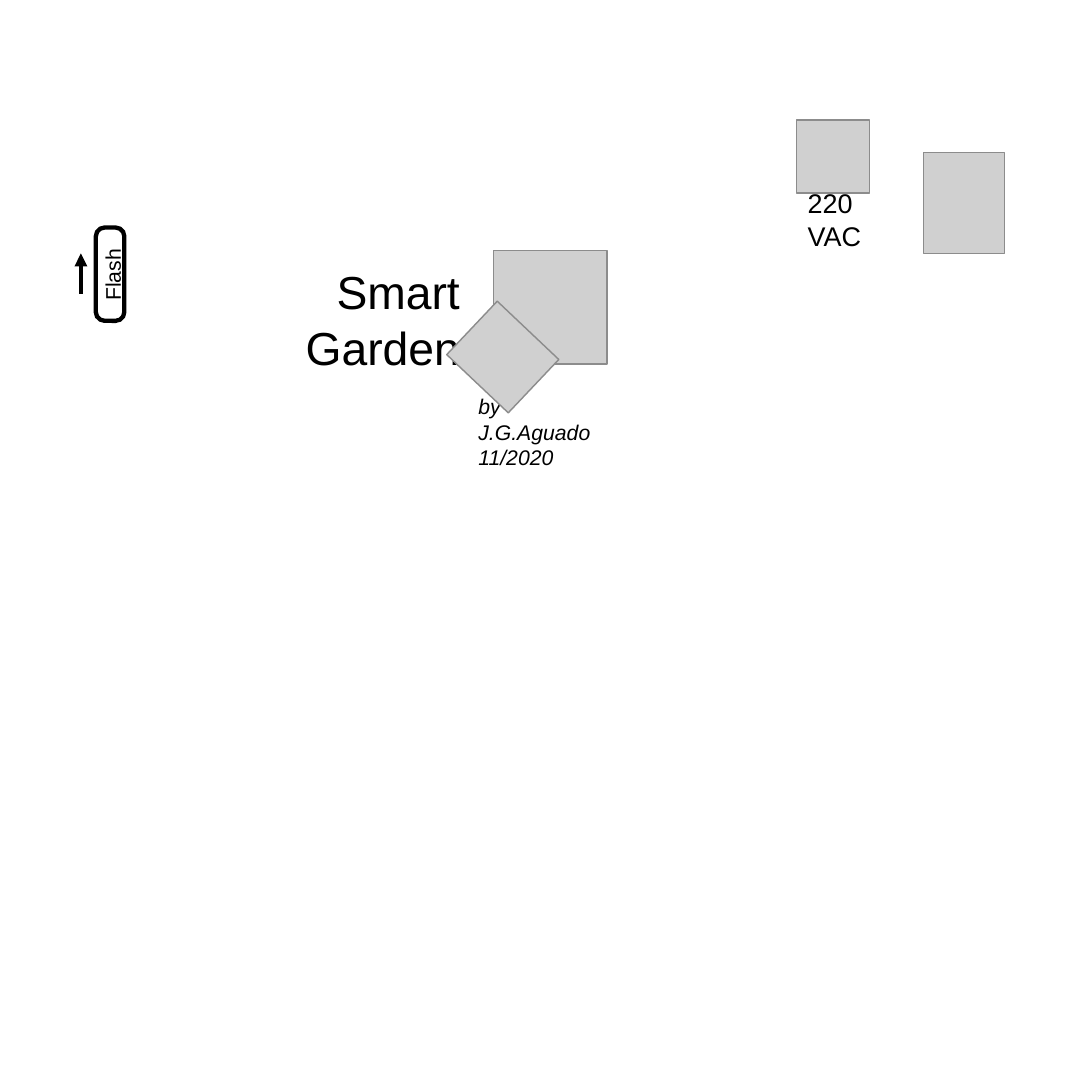
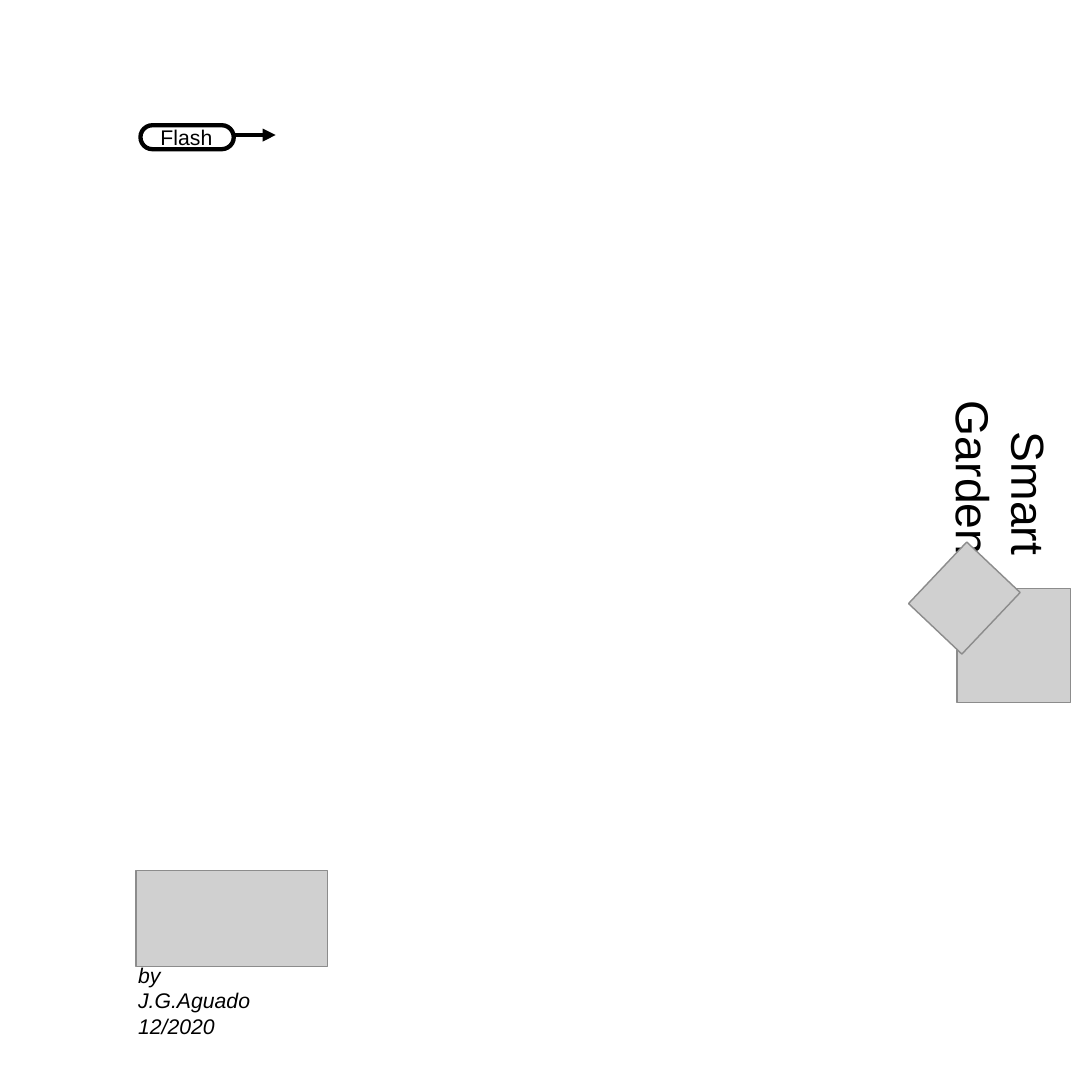
Before and after one commit to JGAguado/Smart_Domotics, a slide deck: slide 5 of Gardening/Smart_Garden/Silkscreen/Design.pptx. Drawn at 1092x1092 pixels with LibreOffice and Linux fonts; fonts in the diff are those of the drawing; grey boxes stand for pictures. Boxes give left, top, right and bottom in pixels: in the first picture for what was removed or moved away, otherwise in the second. Text is boxed around its words. In the diff, an @@ line names an element or a change of style, - is before the commit and + after.

```diff
--- a/Gardening/Smart_Garden/Silkscreen/Design.pptx
+++ b/Gardening/Smart_Garden/Silkscreen/Design.pptx
@@ text "Flash": place and size @@
-text "Flash" at (102, 254, 126, 300)
+text "Flash" at (160, 129, 212, 151)
@@ text "Flash" at (160, 129, 212, 151): rotation 270 to 0 degrees @@
@@ rounded rectangle at (140, 125, 233, 148): proportions changed; rotation 270 to 0 degrees @@
@@ arrow moved from (80, 294) - (80, 254) to (236, 135) - (276, 135) @@
@@ picture removed at (796, 121, 870, 194) @@
@@ picture removed at (924, 153, 1005, 254) @@
@@ text removed at (808, 192, 861, 247) @@
-220 VAC
@@ text "Smart Garden" at (946, 416, 1054, 551): rotation 0 to 90 degrees @@
@@ text "Smart Garden": place and size @@
-text "Smart Garden" at (306, 276, 460, 368)
+text "Smart Garden" at (946, 416, 1054, 551)
@@ picture at (909, 543, 1021, 655): rotation 43 to 133 degrees @@
@@ picture at (957, 588, 1071, 702): rotation 0 to 90 degrees @@
@@ picture added at (136, 871, 327, 967) @@
@@ text "by": place and size @@
-text "by" at (478, 397, 590, 466)
+text "by" at (138, 966, 250, 1035)
@@ text at (138, 1018, 215, 1035): text changed @@
-11/2020
+12/2020
```
Also in this commit, not shown: 3 other slides changed, 10 other files.
